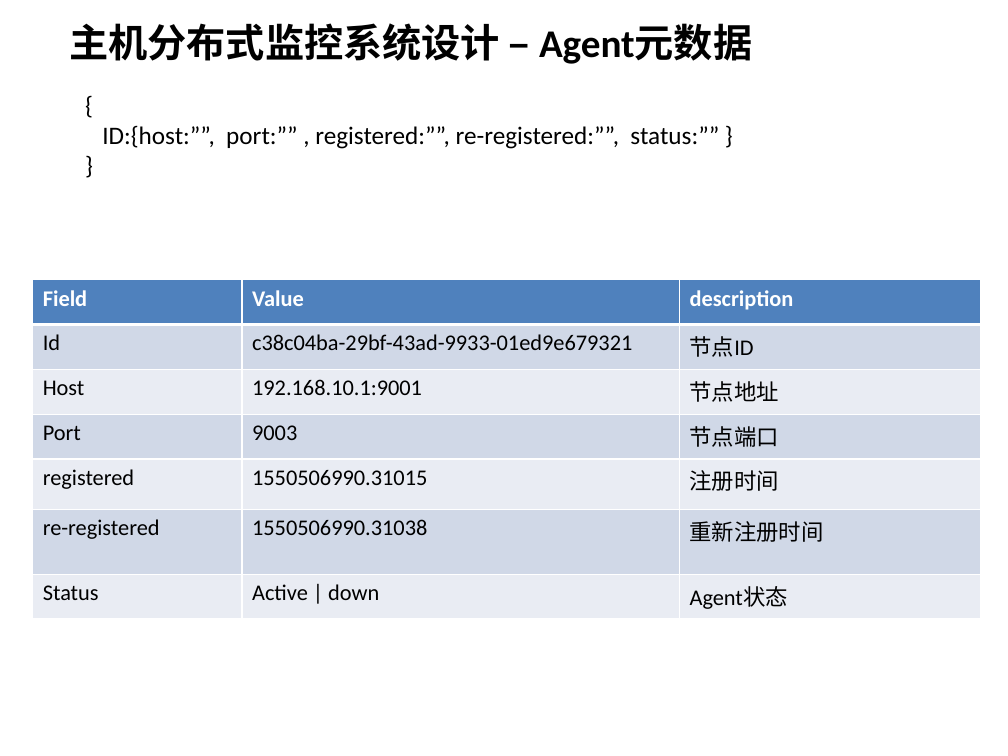
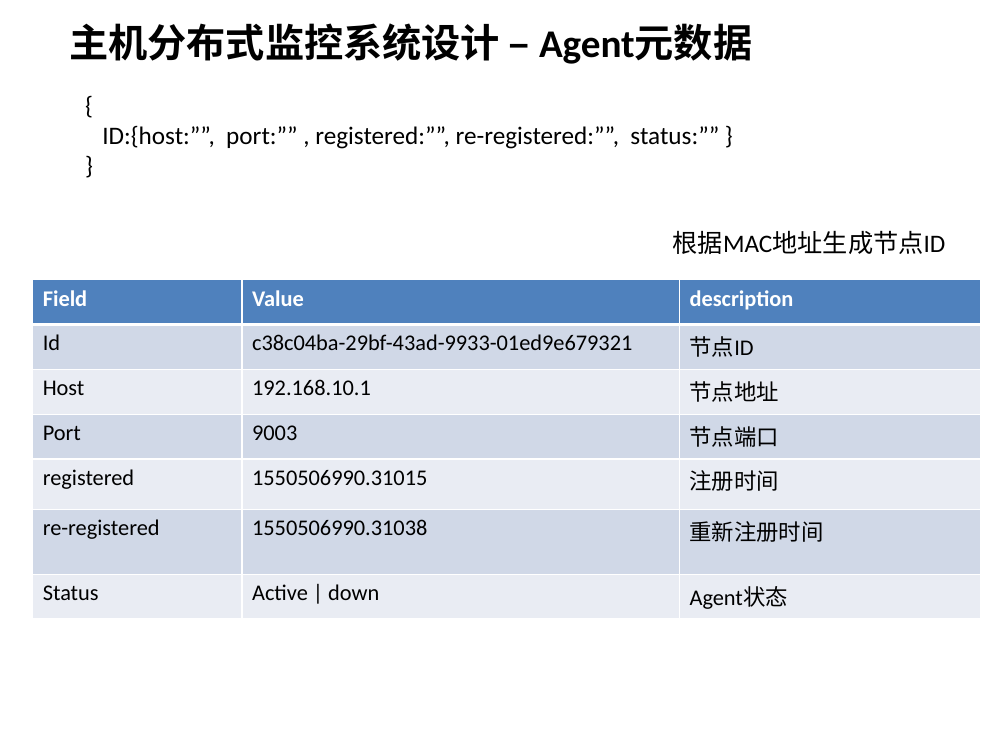
Before and after one commit to wsyx123/firecloud-server, a slide deck: slide 18 of description/firecloud-architecture.pptx. Drawn at 1008x756 pixels with LibreOffice and Linux fonts; fonts in the diff are those of the drawing. Boxes give left, top, right and bottom in pixels: in the first picture for what was removed or moved away, otherwise in the second. Text is boxed around its words. In the diff, an @@ line names an element or a change of style, - is before the commit and + after.

```diff
--- a/description/firecloud-architecture.pptx
+++ b/description/firecloud-architecture.pptx
@@ text added at (x1=673, y1=230, x2=946, y2=254), 18 pt, text #000000 @@
+根据MAC地址生成节点ID
@@ table at (x1=32, y1=280, x2=980, y2=620) @@
-row 3, column 2: 192.168.10.1:9001
+row 3, column 2: 192.168.10.1
```
Also in this commit, not shown: 1 other slide changed, 23 other files.
